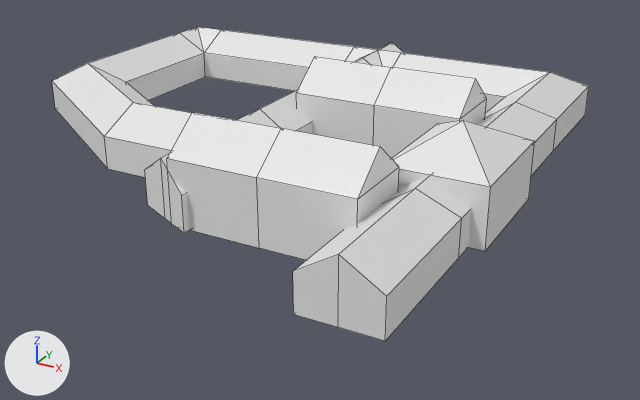
Before and after pictures for a commit that changed the FBX model Assets/Assets/Environments/Meshes/Buildings/SM_Building_HoaLu_Prison.fbx.
The view is the same before and after, from a 50 mm camera at (83.0, -108.3, 55.0) aimed at (14.3, 16.6, -7.4). Arrows for +X, +Y and +Z are at lower left; the lights stay in place. The first picture is the older version. Mesh edges are drawn as thin lines. Where no turn or scale is listed for an object, it has been applied to the vertices.

Objects in the first picture: 'SM_Building_HoaLu_Prison'.
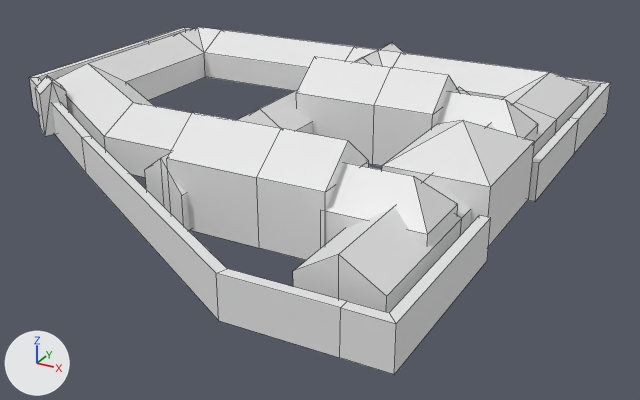
The edits, one by one:
me_plane_001 is used by ob_sm_building_hoalu_prison; location (0.0, 0.0, 0.0).
me_plane_001 had 118 vertices, 106 faces and spanned x -46.3..50.6, y -29.5..63.9, z 0.0..15.4.
me_plane_001 now has 218 vertices, 184 faces and spans x -51.3..51.6, y -34.7..67.3, z -0.3..15.4.
me_plane_001 part 1: a new loose piece of 60 vertices spanning x -51.3..51.6, y -34.7..67.3, z -0.3..6.1, in mat_monuments (its picture is missing).
Part 2, on me_plane_001:
10 vertices in x 38.0, y -16.7..32.0, z 0.0..15.4 move by (-4.7, 0.0, 0.0).
30 vertices are added at x -40.1..47.5, y -16.4..40.7, z 0.0..12.7.
10 new vertices lie (0.0, 0.0, 7.7) away from vertices in x -37.4..47.5, y -16.4..30.8, z 0.0..0.3.
34 new faces join them.

Changed parts and their boxes [x1, y1, x2, y2] in the pictures (640 x 400 px):
'SM_Building_HoaLu_Prison', reshaped (8% wider, 10% taller)
    before: [52, 27, 589, 341]
    after: [29, 27, 611, 374]
part 1 of me_plane_001, added
    after: [29, 28, 611, 374]
part 2 of me_plane_001, reshaped
    before: [257, 67, 487, 224]
    after: [35, 67, 538, 245]
